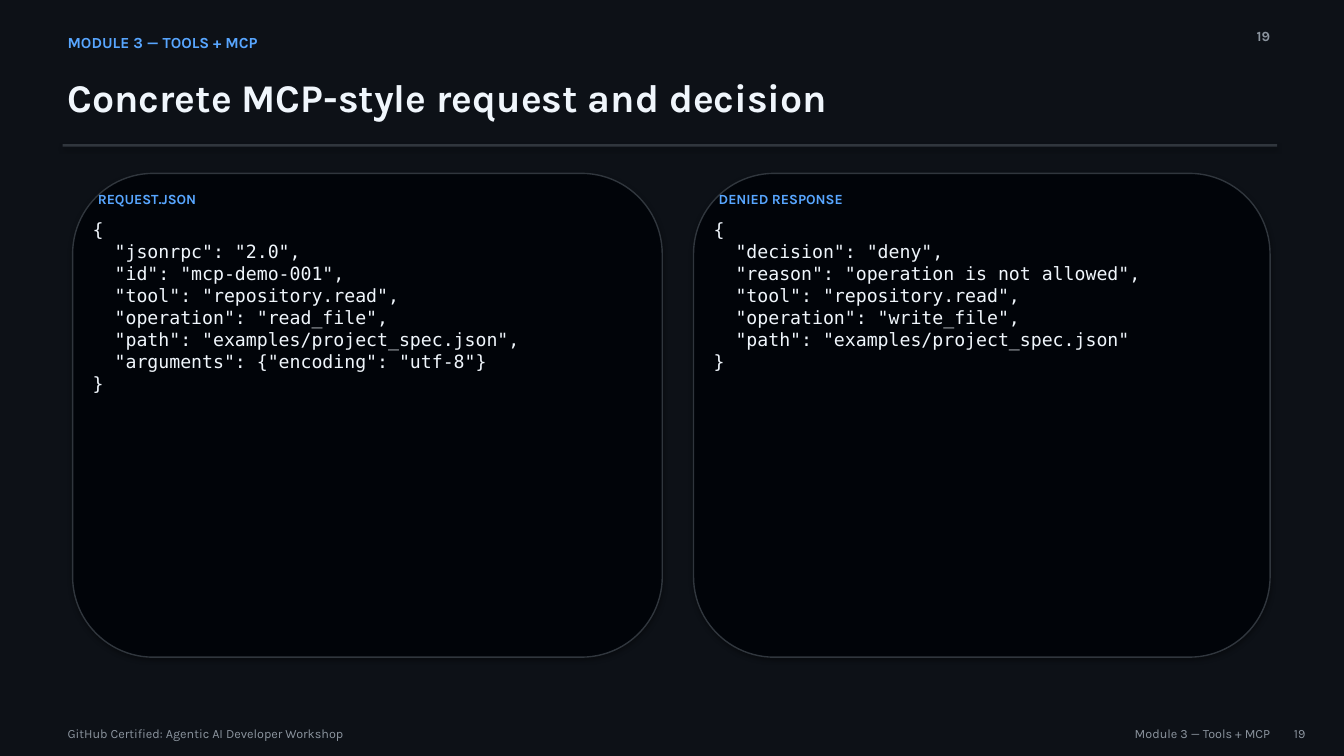
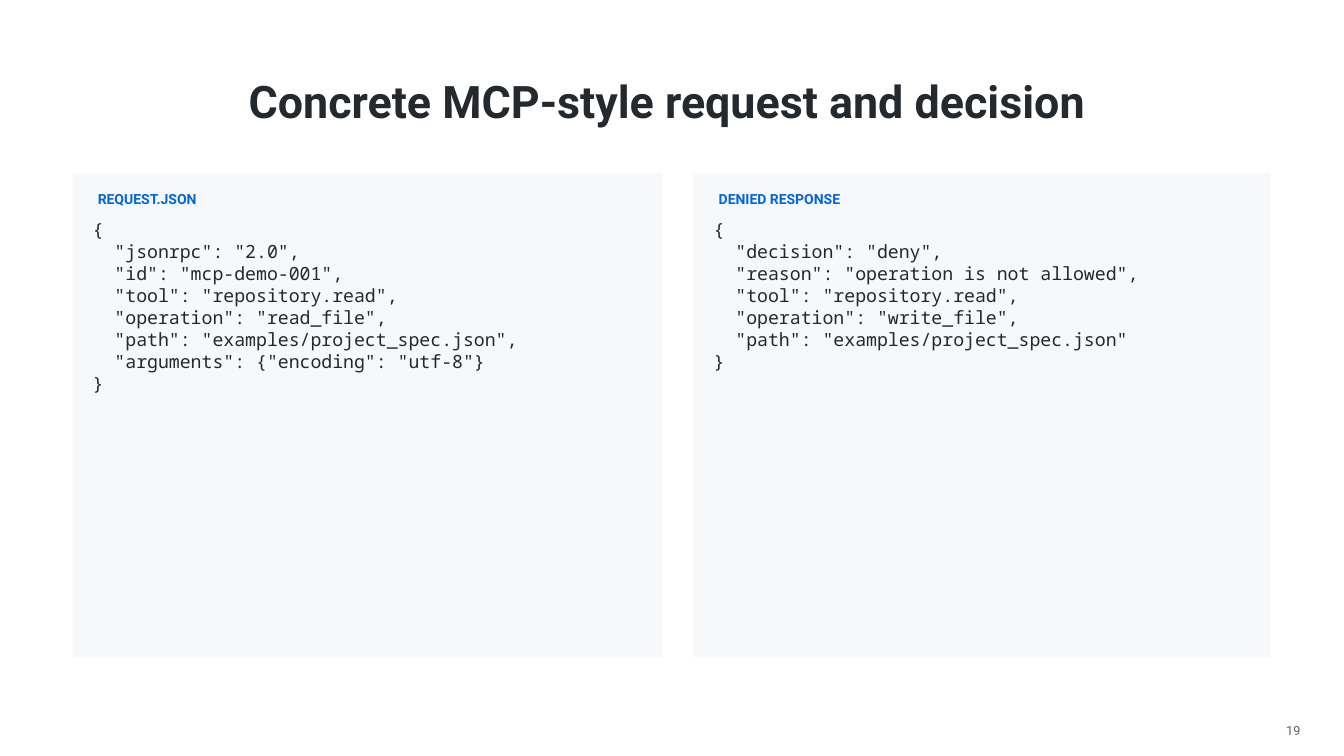
Before and after one commit to martins-vds/agentic-sdlc, a slide deck: slide 19 of slides/github-agentic-ai-developer-workshop.pptx. Drawn at 1344x756 pixels with LibreOffice and Linux fonts; fonts in the diff are those of the drawing. Boxes give left, top, right and bottom in pixels: in the first picture for what was removed or moved away, otherwise in the second. Text is boxed around its words. In the diff, an @@ line names an element or a change of style, - is before the commit and + after.

```diff
--- a/slides/github-agentic-ai-developer-workshop.pptx
+++ b/slides/github-agentic-ai-developer-workshop.pptx
@@ background #0D1117 to #FFFFFF @@
@@ text "Concrete MCP-style request and decision": place and size @@
-text "Concrete MCP-style request and decision" at (68, 84, 827, 122)
+text "Concrete MCP-style request and decision" at (249, 84, 1085, 128)
@@ text "Concrete MCP-style request and decision" at (249, 84, 1085, 128): size 28 to 32 pt, font Karla to Roboto, text colour #F0F6FC to #24292E; alignment left to centre; vertical alignment top to middle @@
@@ text removed at (68, 38, 257, 48) @@
-MODULE 3 — TOOLS + MCP
@@ text removed at (1257, 32, 1271, 41) @@
-19
@@ rectangle removed at (63, 144, 1277, 147) @@
@@ rounded rectangle removed at (73, 173, 662, 657) @@
@@ rectangle added at (73, 173, 662, 657), fill #F6F8FA @@
@@ rounded rectangle removed at (694, 173, 1270, 657) @@
@@ rectangle added at (694, 173, 1270, 657), fill #F6F8FA @@
@@ text "REQUEST.JSON" at (98, 194, 197, 206): font Karla to Roboto, text colour #58A6FF to #0366D6 @@
@@ text "DENIED RESPONSE" at (719, 194, 840, 204): font Karla to Roboto, text colour #58A6FF to #0366D6 @@
@@ text "{ "jsonrpc": "2.0", "id": "mcp-demo-001", ..." at (114, 244, 518, 373): font DejaVu Sans Mono to Noto Sans Mono, text colour #F0F6FC to #24292E @@
@@ text "{ "decision": "deny", "reason": "operation ..." at (735, 244, 1138, 351): font DejaVu Sans Mono to Noto Sans Mono, text colour #F0F6FC to #24292E @@
@@ text "19": place and size @@
-text "19" at (1294, 730, 1305, 738)
+text "19" at (1286, 726, 1300, 735)
@@ text "19" at (1286, 726, 1300, 735): font Karla to Roboto, text colour #8B949E to #586069 @@
@@ text removed at (68, 729, 343, 741) @@
-GitHub Certified: Agentic AI Developer Workshop
@@ text removed at (1135, 729, 1270, 738) @@
-Module 3 — Tools + MCP
```
Also in this commit, not shown: 37 other slides changed, 7 other files.
